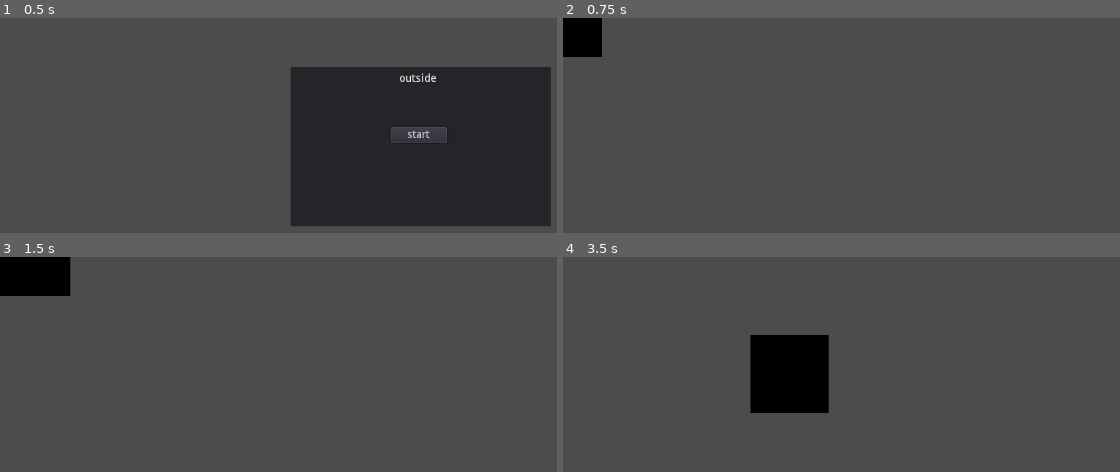
Above: before the commit, frames 1-4 (two rows, left to right).
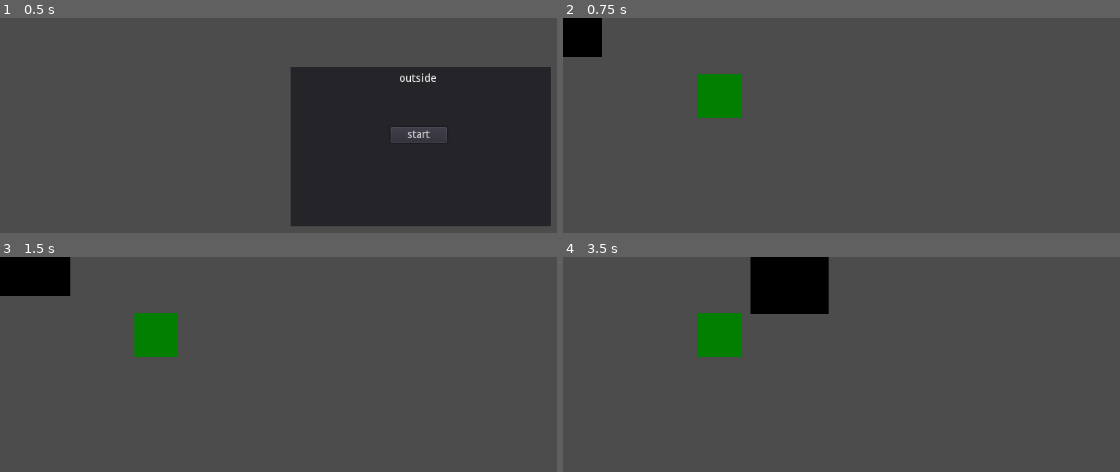
Above: after the commit, the same moments.

Repository: mdwyer223/outside
Game: Godot game, scene res://game.tscn
Same seed, same stepped clock (60 frames per second), same inputs: the game is played once before the commit and once after it.
Inputs:
- Up to frame 1 (0.5 s): no input
- Up to frame 2 (0.75 s): click "start" at 0.5 s
- Up to frame 3 (1.5 s): tap Enter (interact) at 1.25, 1.35 s; hold D (right) from 1.28 s (still down)
- Up to frame 4 (3.5 s): release D (right) at 2.03 s; hold S (down) 2.03-2.78 s; tap Enter (interact) at 2.1, 2.85 s; hold D (right) from 2.78 s (still down)

Frame 1 is identical in both runs. In frame 2, 1.6% of the frame differs, in the area x 24-32%, y 26-47%; in frame 3, 1.6%; in frame 4, 11%, in the area x 24-48%, y 0-73%.

Commit message:
Added an interaction interface into the player to use objects with a focus changer

Diff:
--- /dev/null
+++ b/outside/adventurers/blocky/InteractionDetection.gd
@@ -0,0 +1,62 @@
+extends Area2D
+
+var objects = []
+var focus = 0
+
+func _ready():
+	add_to_group("player_interaction")
+	connect("area_entered", self, "_add_object_to_list")
+	connect("area_exited", self, "_remove_object_from_list")
+
+func _process(delta):
+	check_focus()
+
+func _add_object_to_list(body):
+	objects.append(body)
+	adjust_focus()
+
+func _remove_object_from_list(body):
+	reset_focus()
+	for i in range(len(objects)):
+		if objects[i] == body:
+			objects.remove(i)
+	adjust_focus()
+
+func check_focus():
+	var focus_change = false
+	if Input.is_action_just_pressed("arrow_up"):
+		focus += 1
+		focus_change = true
+	if Input.is_action_just_pressed("arrow_down"):
+		focus -= 1
+		focus_change = true
+
+	if focus_change:
+		adjust_focus()
+
+func adjust_focus():
+	if focus >= len(objects):
+		focus = 0
+	elif focus < 0:
+		focus = len(objects) - 1
+
+	for i in range(len(objects)):
+		objects[i].set_focus(false)
+		if i == focus:
+			objects[i].set_focus(true)
+
+func reset_focus():
+	for i in range(len(objects)):
+		objects[i].set_focus(false)
+
+func interact_with_object(player):
+	var object = objects[focus]
+	var response = object.interact(player)
+
+func get_objects():
+	return objects
+
+func valid_interaction():
+	if len(objects) > 0:
+		return true
+	return false
--- /dev/null
+++ b/outside/adventurers/blocky/blocky.gd
@@ -0,0 +1,43 @@
+extends KinematicBody2D
+
+export (float) var speed = 200.0
+
+signal interacted(player)
+
+var interactions
+var inventory
+
+func _ready():
+	add_to_group("player")
+
+	inventory = load("res://scripts/inventory.gd").new()
+	interactions = get_node("InteractionDetection")
+
+func _process(delta):
+	get_input()
+
+func _physics_process(delta):
+	move_and_slide(get_movement_velocity())
+
+func get_movement_velocity():
+	var velocity = Vector2()
+	if Input.is_action_pressed("right"):
+		velocity.x += 1
+	if Input.is_action_pressed("left"):
+		velocity.x -= 1
+	if Input.is_action_pressed("up"):
+		velocity.y -= 1
+	if Input.is_action_pressed("down"):
+		velocity.y += 1
+
+	velocity = velocity.normalized() * speed
+	return velocity
+
+func get_input():
+	if Input.is_action_just_pressed("interact"):
+		if interactions.valid_interaction():
+			print("interaction sent")
+			emit_signal("interacted", self)
+
+func get_inventory():
+	return inventory
--- a/outside/adventurers/blocky/blocky.tscn
+++ b/outside/adventurers/blocky/blocky.tscn
@@ -1,12 +1,26 @@
-[gd_scene load_steps=3 format=2]
+[gd_scene load_steps=6 format=2]
 
-[ext_resource path="res://adventurers/blocky/movement.gd" type="Script" id=1]
+[ext_resource path="res://adventurers/blocky/blocky.gd" type="Script" id=1]
 [ext_resource path="res://adventurers/blocky/blackSquare.png" type="Texture" id=2]
+[ext_resource path="res://adventurers/blocky/InteractionDetection.gd" type="Script" id=3]
+
+[sub_resource type="RectangleShape2D" id=1]
+extents = Vector2( 49.4927, 49.2224 )
+
+[sub_resource type="CircleShape2D" id=2]
+radius = 103.902
 
 [node name="blocky" type="KinematicBody2D"]
 script = ExtResource( 1 )
 
-[node name="CollisionShape2D" type="CollisionShape2D" parent="."]
-
 [node name="Sprite" type="Sprite" parent="."]
 texture = ExtResource( 2 )
+
+[node name="Collider" type="CollisionShape2D" parent="."]
+shape = SubResource( 1 )
+
+[node name="InteractionDetection" type="Area2D" parent="."]
+script = ExtResource( 3 )
+
+[node name="InteractionCircle" type="CollisionShape2D" parent="InteractionDetection"]
+shape = SubResource( 2 )
--- a/outside/adventurers/blocky/movement.gd
+++ /dev/null
@@ -1,26 +0,0 @@
-extends KinematicBody2D
-
-export (float) var speed = 200.0
-var velocity = Vector2()
-
-
-func _ready():
-	pass
-
-func _physics_process(delta):
-	get_input()
-	velocity = move_and_slide(velocity)
-
-func get_input():
-	velocity = Vector2()
-
-	if Input.is_action_pressed("right"):
-		velocity.x += 1
-	if Input.is_action_pressed("left"):
-		velocity.x -= 1
-	if Input.is_action_pressed("up"):
-		velocity.y -= 1
-	if Input.is_action_pressed("down"):
-		velocity.y += 1
-
-	velocity = velocity.normalized() * speed
--- a/outside/game.gd
+++ b/outside/game.gd
@@ -2,6 +2,8 @@
 
 var player = load("res://adventurers/blocky/blocky.tscn")
 var main_menu = load("res://menus/main/menu.tscn")
+
+var pine = load("res://objects/trees/pine/pine.tscn")
 
 var main_menu_node_name
 
@@ -13,4 +15,8 @@
 
 func _on_start_game():
 	self.remove_child(get_node(main_menu_node_name))
+	var pine_tree_instance = pine.instance()
+	pine_tree_instance.position.x = 200
+	pine_tree_instance.position.y = 100
+	self.add_child(pine_tree_instance)
 	self.add_child(player.instance())
--- /dev/null
+++ b/outside/objects/trees/pine/pine.gd
@@ -0,0 +1,14 @@
+extends Area2D
+
+var focused
+
+func _ready():
+	focused = false
+
+func set_focus(state):
+	print(state)
+	focused = state
+
+func interact(player):
+	print("interacted")
+	pass
--- /dev/null
+++ b/outside/objects/trees/pine/pine.tscn
@@ -0,0 +1,25 @@
+[gd_scene load_steps=5 format=2]
+
+[ext_resource path="res://objects/trees/pine/greenSquare.png" type="Texture" id=1]
+[ext_resource path="res://objects/trees/pine/pine.gd" type="Script" id=2]
+
+[sub_resource type="RectangleShape2D" id=1]
+extents = Vector2( 27.9815, 28.0136 )
+
+[sub_resource type="CircleShape2D" id=2]
+radius = 48.0975
+
+[node name="Pine" type="KinematicBody2D"]
+
+[node name="Sprite" type="Sprite" parent="."]
+scale = Vector2( 0.25, 0.25 )
+texture = ExtResource( 1 )
+
+[node name="CollisionShape2D" type="CollisionShape2D" parent="."]
+shape = SubResource( 1 )
+
+[node name="Area2D" type="Area2D" parent="."]
+script = ExtResource( 2 )
+
+[node name="CollisionShape2D" type="CollisionShape2D" parent="Area2D"]
+shape = SubResource( 2 )
--- a/outside/project.godot
+++ b/outside/project.godot
@@ -8,9 +8,20 @@
 
 config_version=4
 
-_global_script_classes=[  ]
+_global_script_classes=[ {
+"base": "Node",
+"class": "Inventory",
+"language": "GDScript",
+"path": "res://scripts/inventory.gd"
+}, {
+"base": "Node",
+"class": "Item",
+"language": "GDScript",
+"path": "res://scripts/item.gd"
+} ]
 _global_script_class_icons={
-
+"Inventory": "",
+"Item": ""
 }
 
 [application]
@@ -21,28 +32,24 @@
 
 [input]
 
+up={
+"deadzone": 0.5,
+"events": [ Object(InputEventKey,"resource_local_to_scene":false,"resource_name":"","device":0,"alt":false,"shift":false,"control":false,"meta":false,"command":false,"pressed":false,"scancode":87,"unicode":0,"echo":false,"script":null)
+ ]
+}
 left={
 "deadzone": 0.5,
 "events": [ Object(InputEventKey,"resource_local_to_scene":false,"resource_name":"","device":0,"alt":false,"shift":false,"control":false,"meta":false,"command":false,"pressed":false,"scancode":65,"unicode":0,"echo":false,"script":null)
-, Object(InputEventKey,"resource_local_to_scene":false,"resource_name":"","device":0,"alt":false,"shift":false,"control":false,"meta":false,"command":false,"pressed":false,"scancode":16777231,"unicode":0,"echo":false,"script":null)
+ ]
+}
+down={
+"deadzone": 0.5,
+"events": [ Object(InputEventKey,"resource_local_to_scene":false,"resource_name":"","device":0,"alt":false,"shift":false,"control":false,"meta":false,"command":false,"pressed":false,"scancode":83,"unicode":0,"echo":false,"script":null)
  ]
 }
 right={
 "deadzone": 0.5,
 "events": [ Object(InputEventKey,"resource_local_to_scene":false,"resource_name":"","device":0,"alt":false,"shift":false,"control":false,"meta":false,"command":false,"pressed":false,"scancode":68,"unicode":0,"echo":false,"script":null)
-, Object(InputEventKey,"resource_local_to_scene":false,"resource_name":"","device":0,"alt":false,"shift":false,"control":false,"meta":false,"command":false,"pressed":false,"scancode":16777233,"unicode":0,"echo":false,"script":null)
- ]
-}
-up={
-"deadzone": 0.5,
-"events": [ Object(InputEventKey,"resource_local_to_scene":false,"resource_name":"","device":0,"alt":false,"shift":false,"control":false,"meta":false,"command":false,"pressed":false,"scancode":87,"unicode":0,"echo":false,"script":null)
-, Object(InputEventKey,"resource_local_to_scene":false,"resource_name":"","device":0,"alt":false,"shift":false,"control":false,"meta":false,"command":false,"pressed":false,"scancode":16777232,"unicode":0,"echo":false,"script":null)
- ]
-}
-down={
-"deadzone": 0.5,
-"events": [ Object(InputEventKey,"resource_local_to_scene":false,"resource_name":"","device":0,"alt":false,"shift":false,"control":false,"meta":false,"command":false,"pressed":false,"scancode":83,"unicode":0,"echo":false,"script":null)
-, Object(InputEventKey,"resource_local_to_scene":false,"resource_name":"","device":0,"alt":false,"shift":false,"control":false,"meta":false,"command":false,"pressed":false,"scancode":16777234,"unicode":0,"echo":false,"script":null)
  ]
 }
 interact={
@@ -55,6 +62,16 @@
 "events": [ Object(InputEventMouseButton,"resource_local_to_scene":false,"resource_name":"","device":0,"alt":false,"shi …(212 unchanged characters)…
  ]
 }
+arrow_up={
+"deadzone": 0.5,
+"events": [ Object(InputEventKey,"resource_local_to_scene":false,"resource_name":"","device":0,"alt":false,"shift":false,"control":false,"meta":false,"command":false,"pressed":false,"scancode":16777232,"unicode":0,"echo":false,"script":null)
+ ]
+}
+arrow_down={
+"deadzone": 0.5,
+"events": [ Object(InputEventKey,"resource_local_to_scene":false,"resource_name":"","device":0,"alt":false,"shift":false,"control":false,"meta":false,"command":false,"pressed":false,"scancode":16777234,"unicode":0,"echo":false,"script":null)
+ ]
+}
 
 [rendering]
 
--- /dev/null
+++ b/outside/scripts/inventory.gd
@@ -0,0 +1,16 @@
+extends Node
+
+class_name Inventory
+
+var items
+
+func _init():
+	items = []
+
+func add_item(item):
+	items.append(item)
+
+func remove_item(item):
+	for i in range(len(items)):
+		if item == items[i]:
+			items.remove(i)
--- /dev/null
+++ b/outside/scripts/item.gd
@@ -0,0 +1,9 @@
+extends Node
+
+class_name Item
+
+var weight
+var item_name
+
+func _init(item_name):
+	self.item_name = item_name
Binary file added: outside/objects/trees/pine/greenSquare.png
Not shown, added: outside/objects/trees/pine/greenSquare.png.import
